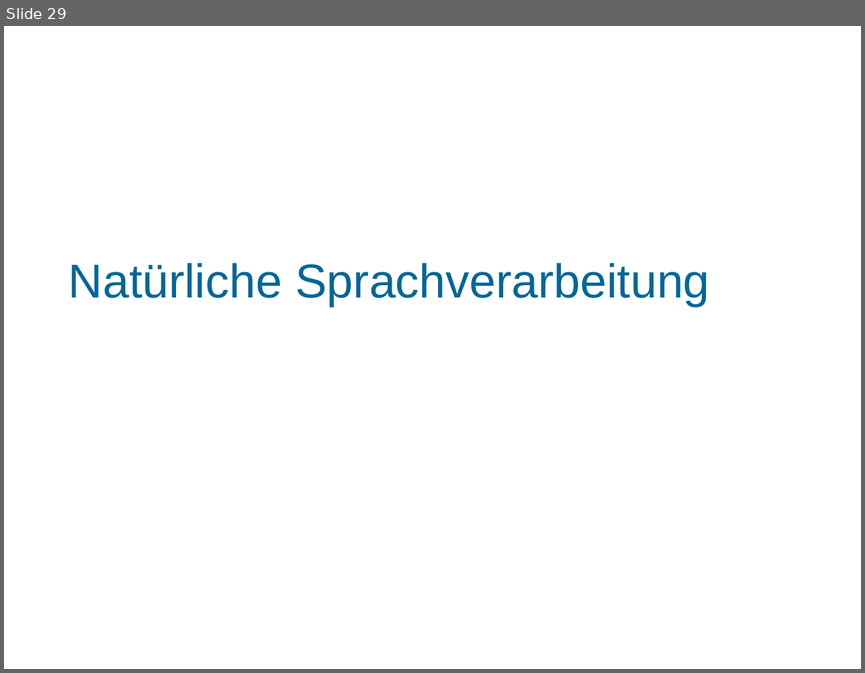
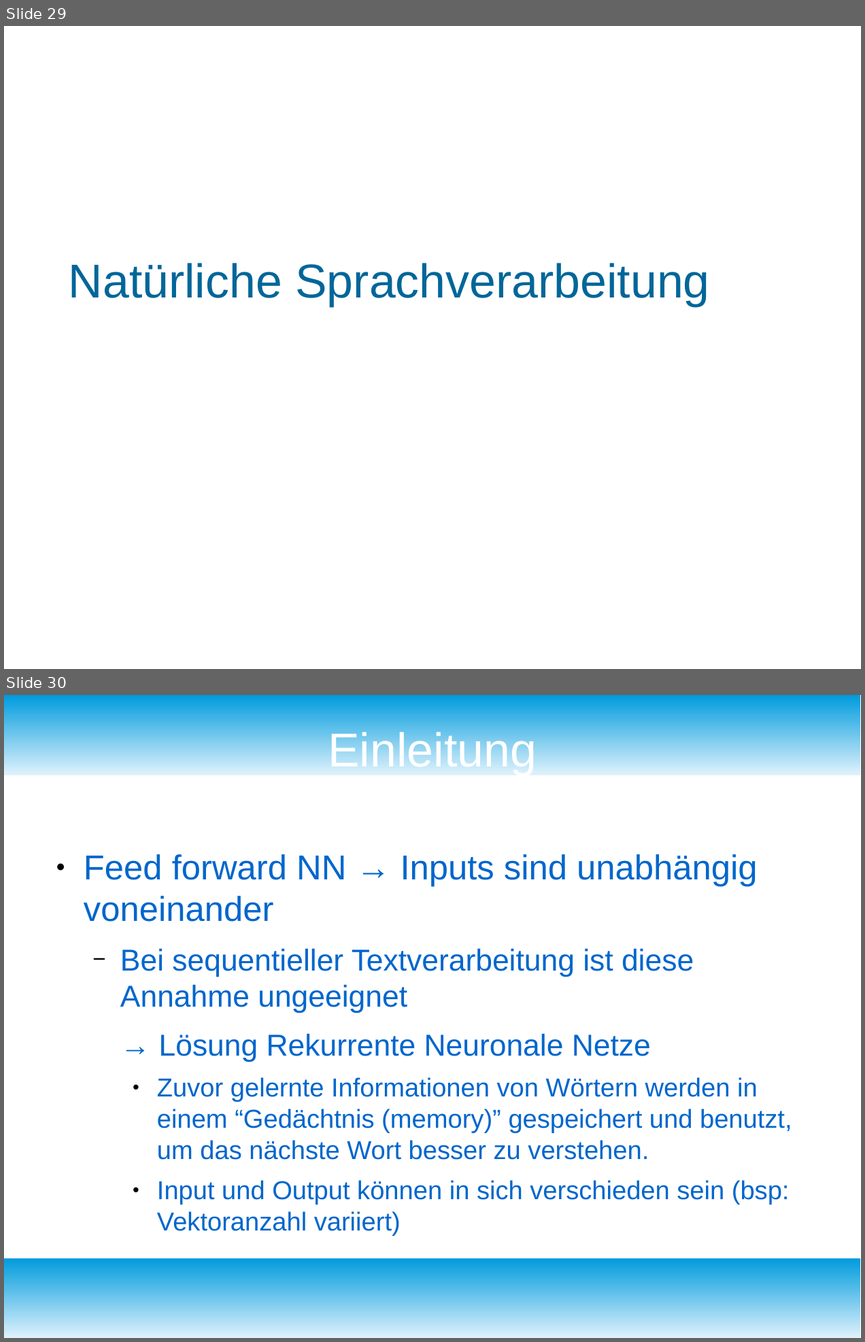
Before and after one commit to fnehmer/haw-is-assignment, a slide deck: Präsentation/is_praesentation.odp. Shown one above the other, each under a label of ours: slide 29 before the commit, slides 29 and 30 after it. The pictures are 865x673 and 865x1342 pixels, drawn with LibreOffice and Linux fonts; fonts in the diff are those of the drawing; background and template pictures are left out. Boxes give left, top, right and bottom in pixels: in the first picture for what was removed or moved away, otherwise in the second. Text is boxed around its words. In the diff, an @@ line names an element or a change of style, - is before the commit and + after.

```diff
--- a/Präsentation/is_praesentation.odp
+++ b/Präsentation/is_praesentation.odp
@@ slide 30 added at (x1=4, y1=695, x2=861, y2=1338), background #FFFFFF @@
@@ rectangle added at (x1=4, y1=695, x2=861, y2=775), fill gradient #DFF2FC to #009BDD @@
@@ title added at (x1=328, y1=728, x2=536, y2=775), 44 pt, text #FFFFFF @@
+Einleitung
@@ text added at (x1=84, y1=854, x2=791, y2=1231), 24 pt, text #0066CC @@
+● Feed forward NN → Inputs sind unabhängig voneinander
+  − Bei sequentieller Textverarbeitung ist diese Annahme ungeeignet
+  → Lösung Rekurrente Neuronale Netze
+    ● Zuvor gelernte Informationen von Wörtern werden in einem “Gedächtnis (memory)” gespeichert und benutzt, um das nächste Wort besser zu verstehen.
+    ● Input und Output können in sich verschieden sein (bsp: Vektoranzahl variiert)
@@ rectangle added at (x1=4, y1=1258, x2=861, y2=1338), fill gradient #DFF2FC to #009BDD @@
```
Also in this commit, not shown: 2 slides changed, 1 other slide added, 1 other file.
